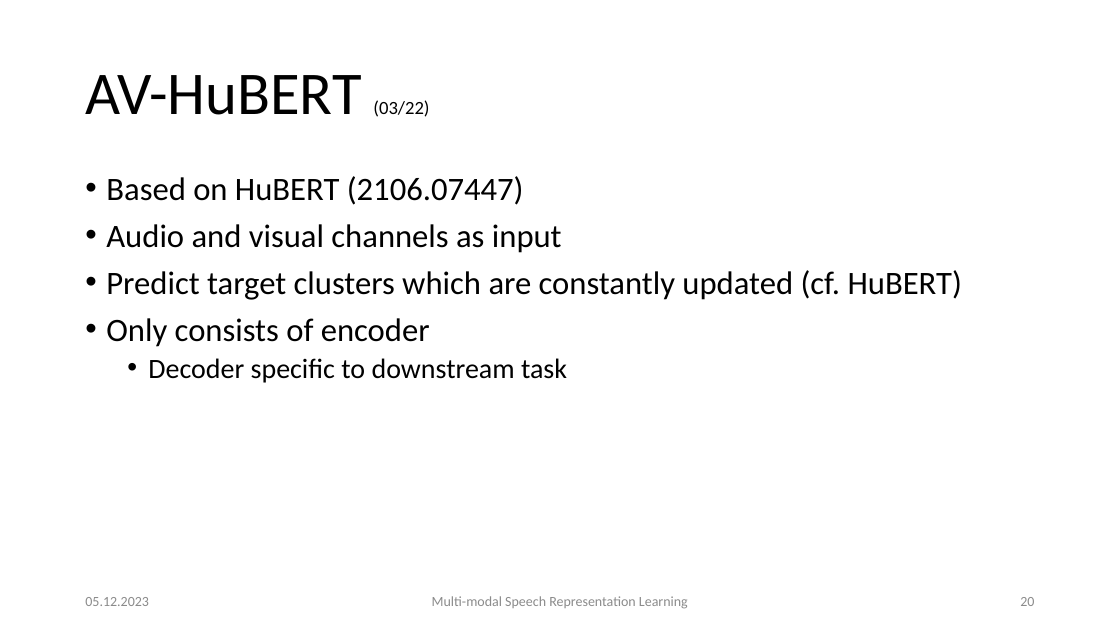
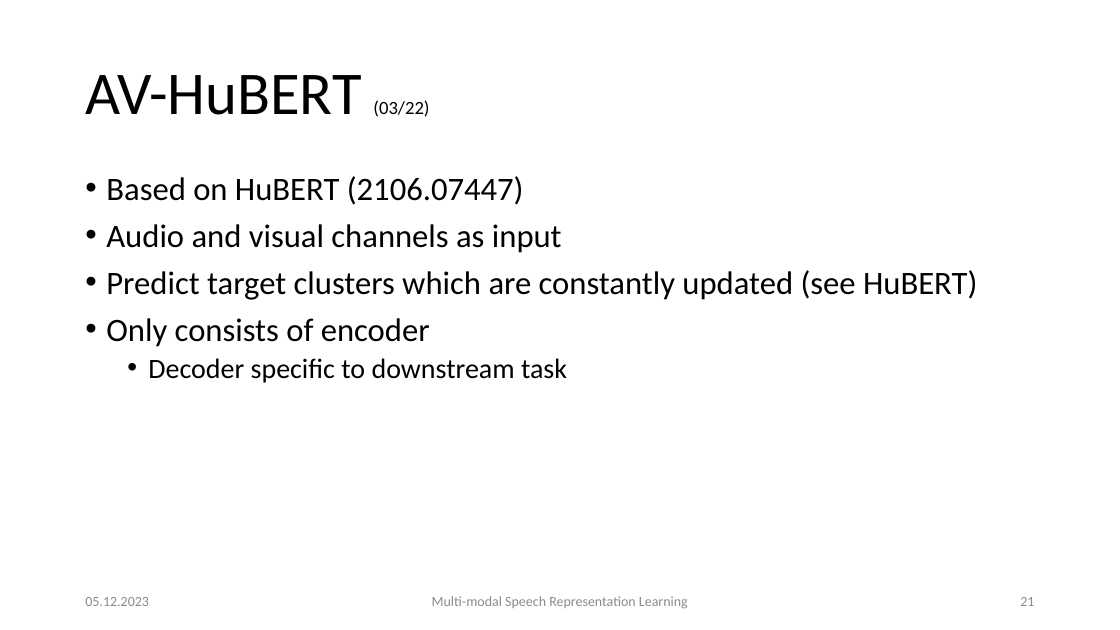
Before and after one commit to carlos-schmidt/nn-seminar, a slide deck: slide 21 of presentation.pptx (slide 20 before the commit). Drawn at 1120x630 pixels with LibreOffice and Linux fonts; fonts in the diff are those of the drawing. Boxes give left, top, right and bottom in pixels: in the first picture for what was removed or moved away, otherwise in the second. Text is boxed around its words. In the diff, an @@ line names an element or a change of style, - is before the commit and + after.

```diff
--- a/presentation.pptx
+++ b/presentation.pptx
@@ text at box(106, 270, 977, 300): text changed @@
-• Predict target clusters which are constantly updated (cf. HuBERT)
+• Predict target clusters which are constantly updated (see HuBERT)
@@ page number at box(1020, 597, 1034, 606): text changed @@
-20
+21
```
Also in this commit, not shown: 13 other slides changed, 3 slides added.
